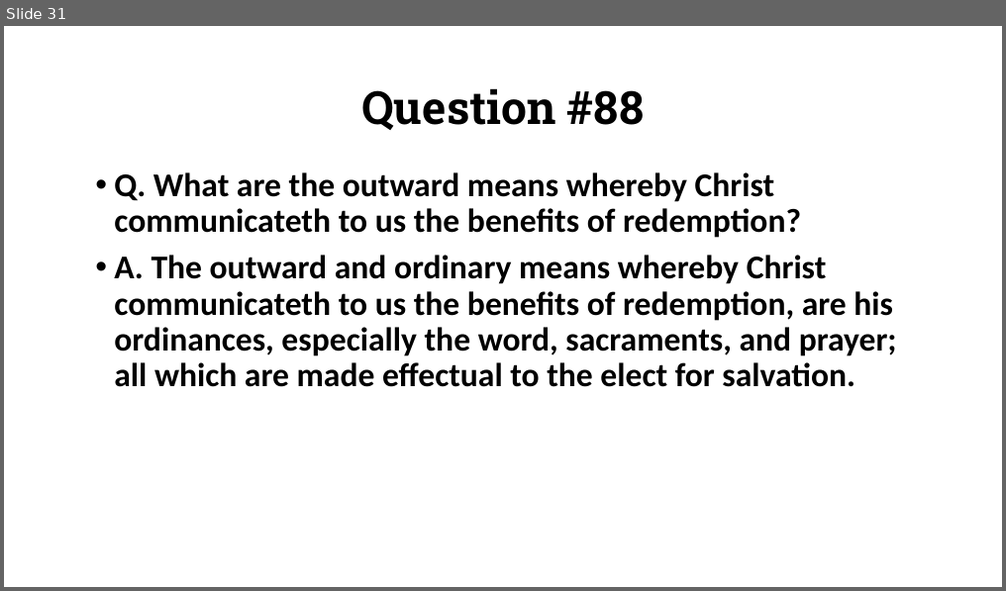
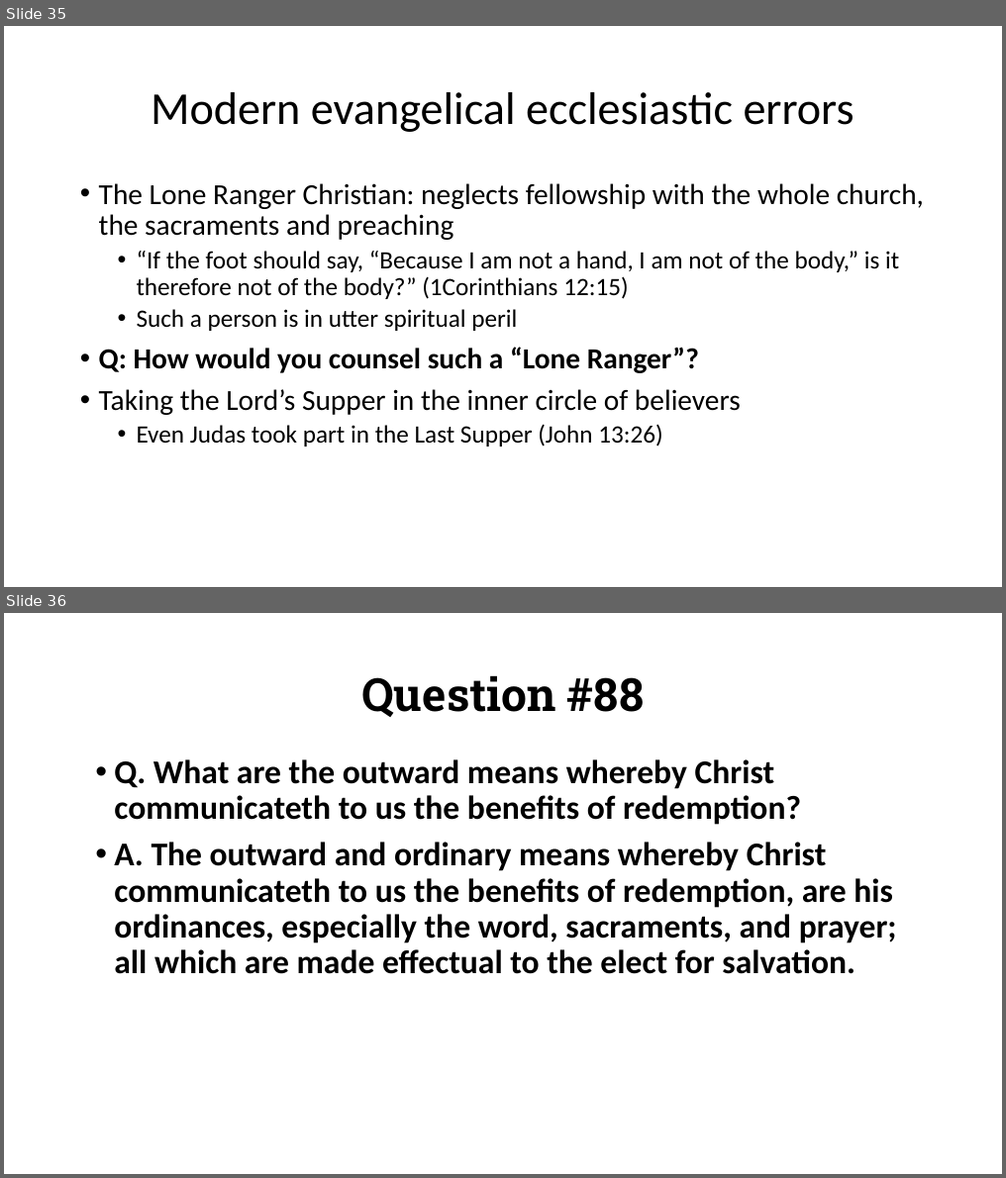
Before and after one commit to csmatyi/calvary_sunday_school, a slide deck: WSC85-88_211205.pptx. Shown one above the other, each under a label of ours: slide 31 before the commit, slides 35 and 36 after it. The pictures are 1006x591 and 1006x1178 pixels, drawn with LibreOffice and Linux fonts; fonts in the diff are those of the drawing. Boxes give left, top, right and bottom in pixels: in the first picture for what was removed or moved away, otherwise in the second. Text is boxed around its words. In the diff, an @@ line names an element or a change of style, - is before the commit and + after.

```diff
--- a/WSC85-88_211205.pptx
+++ b/WSC85-88_211205.pptx
@@ slide 35 added at <box>4,26,1002,587</box>, background #FFFFFF @@
@@ title added at <box>151,92,854,132</box>, 44 pt, text #000000 @@
+Modern evangelical ecclesiastic errors
@@ text added at <box>99,183,924,447</box>, 24 pt, text #000000 @@
+• The Lone Ranger Christian: neglects fellowship with the whole church, the sacraments and preaching
+  • “If the foot should say, “Because I am not a hand, I am not of the body,” is it therefore not of the body?” (1Corinthians 12:15)
+  • Such a person is in utter spiritual peril
+• Q: How would you counsel such a “Lone Ranger”?
+• Taking the Lord’s Supper in the inner circle of believers
+  • Even Judas took part in the Last Supper (John 13:26)
@@ what was slide 31 is now slide 36 @@
```
Also in this commit, not shown: 3 slides changed, 8 other slides added.
